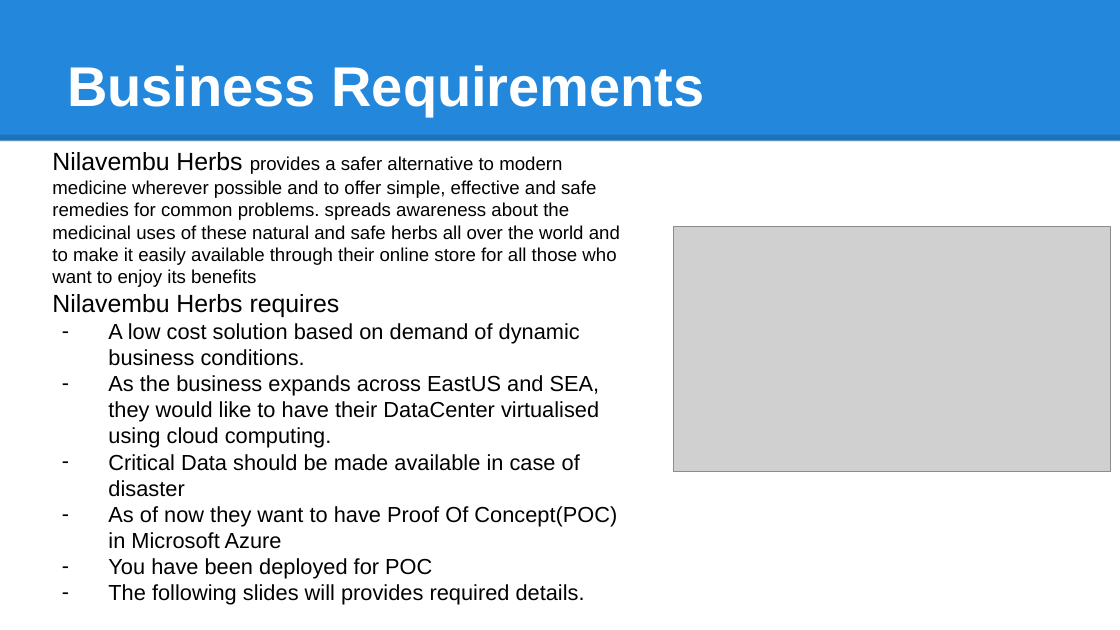
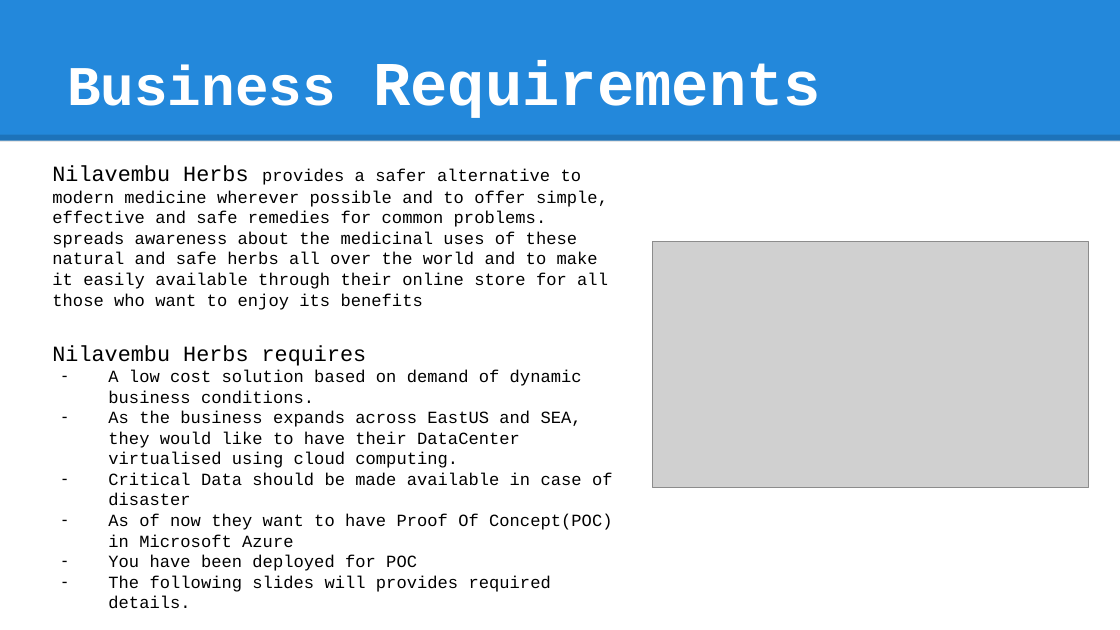
Before and after one commit to maatlek/cfs-proj, a slide deck: slide 3 of AzureCase_TM_coe_v2.pptx. Drawn at 1120x630 pixels with LibreOffice and Linux fonts; fonts in the diff are those of the drawing; grey boxes stand for pictures. Boxes give left, top, right and bottom in pixels: in the first picture for what was removed or moved away, otherwise in the second. Text is boxed around its words. In the diff, an @@ line names an element or a change of style, - is before the commit and + after.

```diff
--- a/AzureCase_TM_coe_v2.pptx
+++ b/AzureCase_TM_coe_v2.pptx
@@ title "Business Requirements" at (67, 61, 821, 118): size 36 to 40 pt in "Requirements"; font Arial to Courier New @@
@@ text "Nilavembu Herbs provides a safer ...": place and size @@
-text "Nilavembu Herbs provides a safer ..." at (52, 152, 620, 605)
+text "Nilavembu Herbs provides a safer ..." at (52, 166, 613, 609)
@@ text "Nilavembu Herbs provides a safer ..." at (52, 166, 613, 609): size 16 to 14 pt in "Nilavembu Herbs", "Nilavembu Herbs requires"; size 12 to 11 pt in "provides a safer alternative to modern medicine ..."; font Arial to Courier New; size 14 to 11 pt in "A low cost solution based on demand ...", "As the business expands across EastUS and ...", "Critical Data should be made available in ...", "As of now they want to have ..." and 2 more places @@
@@ picture: place and size @@
-picture at (674, 226, 1111, 472)
+picture at (652, 242, 1089, 487)
```
Also in this commit, not shown: 7 other slides changed, 1 slide added, 1 slide removed, 21 other files.
